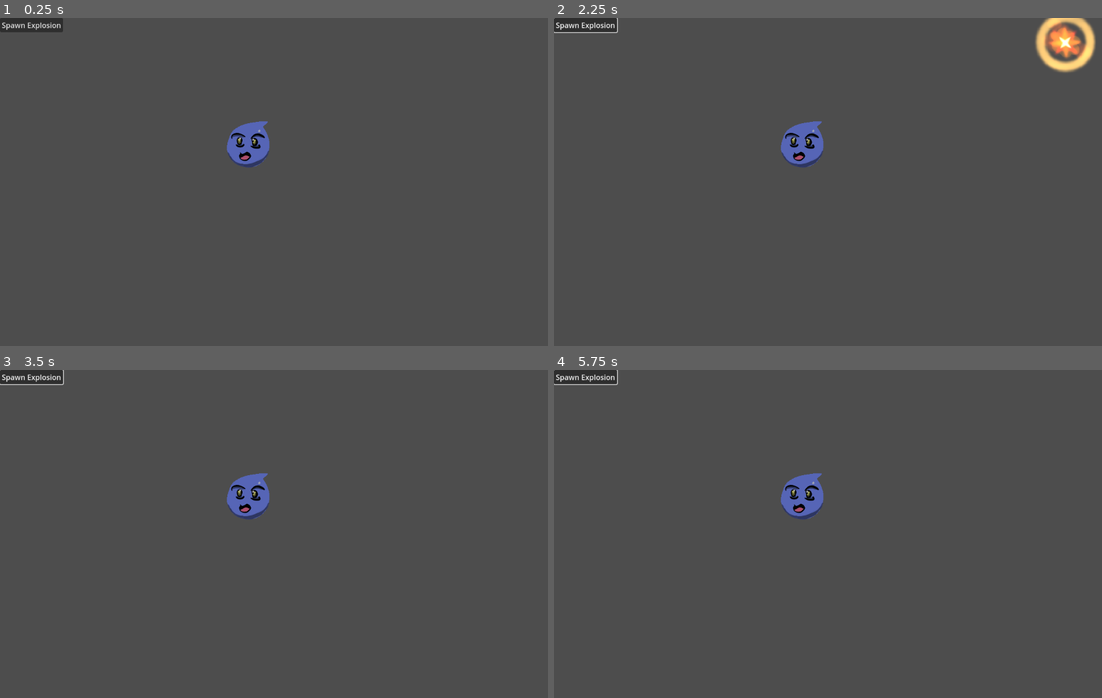
Above: before the commit, frames 1-4 (two rows, left to right).
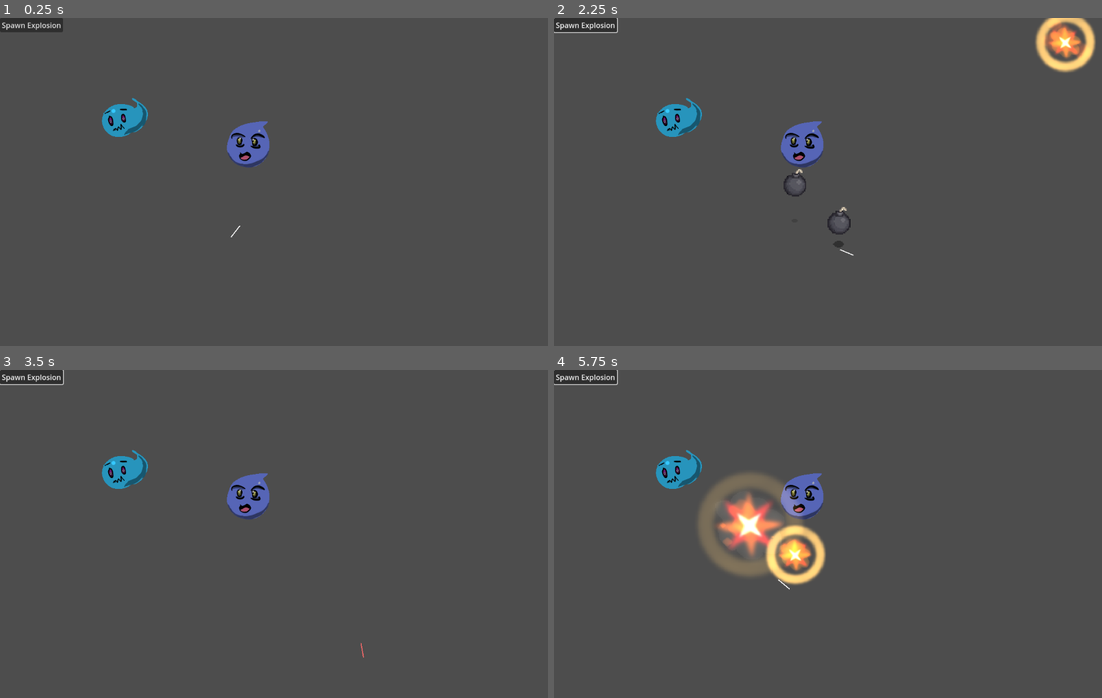
Above: after the commit, the same moments.

Repository: hlimbo/definitelynotbomberman
Game: Godot game, scene res://test_scene.tscn
Two runs of this game, one before a commit and one after it. Both use one fixed random seed, a clock stepped at 60 frames per second and the inputs below. This scene is started directly instead of the project's main scene.
Inputs (mouse positions are in pixels of both pictures, inside the frame that each line leads up to):
- Up to frame 1 (0.25 s): no input
- Up to frame 2 (2.25 s): click "Spawn Explosion" at 0.5 s; move the mouse to (948, 165) at 1.27 s; press the mouse at (948, 165) at 1.28 s; hold D (move_right) 1.28-2.03 s; tap Enter at 2 s; move the mouse to (718, 198) at 2.02 s; release the mouse at (718, 198) at 2.03 s; hold S (move_down) from 2.03 s (still down); click (718, 198) at 2.1 s
- Up to frame 3 (3.5 s): move the mouse to (328, 461) at 2.77 s; release S (move_down) at 2.78 s; press the mouse at (328, 461) at 2.78 s; hold D (move_right) from 2.78 s (still down)
- Up to frame 4 (5.75 s): tap Space at 3.5 s; move the mouse to (800, 599) at 3.52 s; release D (move_right) at 3.53 s; release the mouse at (800, 599) at 3.53 s; hold W (move_up) 3.53-4.28 s; click (800, 599) at 3.6 s; move the mouse to (992, 583) at 4.27 s; press the mouse at (992, 583) at 4.28 s; hold A (move_left) from 4.28 s (still down); tap Enter at 5 s; move the mouse to (663, 484) at 5.02 s; release the mouse at (663, 484) at 5.03 s; click (663, 484) at 5.1 s

The runs differ from the first frame. In frame 1, 0.7% of the frame differs, in the area x 18-44%, y 24-67%; in frame 2, 0.9%; in frame 3, 0.7%; in frame 4, 5.6%, in the area x 18-50%, y 24-68%.

Commit message:
fix bomb script to use bomb's global position as explosion vfx was not appearing | add base enemy ai movement

Diff:
--- a/Bomb.gd
+++ b/Bomb.gd
@@ -64,5 +64,5 @@
 func _explode() -> void:
 	var explosion: BaseExplosion = explosion_node.instantiate()
 	get_tree().current_scene.add_child(explosion)
-	explosion.start(_bomb.position)
+	explosion.start(_bomb.global_position)
 	queue_free()
--- /dev/null
+++ b/nodes/BaseEnemy.tscn
@@ -0,0 +1,20 @@
+[gd_scene load_steps=4 format=3 uid="uid://dyubwq4v4oedp"]
+
+[ext_resource type="Script" uid="uid://bydjmwa1oxxwt" path="res://scripts/base_enemy.gd" id="1_tsmau"]
+[ext_resource type="Texture2D" uid="uid://dv6re8a0stc2o" path="res://assets/mindless_blob2.png" id="2_p6qla"]
+
+[sub_resource type="CircleShape2D" id="CircleShape2D_1msfx"]
+radius = 182.222
+
+[node name="BaseEnemy" type="Node2D"]
+script = ExtResource("1_tsmau")
+
+[node name="DetectionArea" type="Area2D" parent="."]
+monitorable = false
+
+[node name="CollisionShape2D" type="CollisionShape2D" parent="DetectionArea"]
+shape = SubResource("CircleShape2D_1msfx")
+debug_color = Color(0.949586, 2.88785e-06, 0.572767, 0.42)
+
+[node name="Sprite2D" type="Sprite2D" parent="."]
+texture = ExtResource("2_p6qla")
--- /dev/null
+++ b/scripts/base_enemy.gd
@@ -0,0 +1,36 @@
+class_name BaseEnemy extends Node2D
+
+enum AI_State
+{
+	IDLE,
+	FOLLOW,
+	HURT,
+	DEATH,
+}
+
+@export var follow_speed: float = 100.0
+@export var ai_state: AI_State = AI_State.IDLE
+@export var target: Node2D
+
+@export var curr_move_velocity: Vector2 = Vector2(0.0, 0.0)
+
+@onready var detection_area: Area2D = $DetectionArea
+
+
+func _ready():
+	detection_area.body_entered.connect(on_body_entered)
+
+func on_body_entered(body: Node2D):
+	print("on body entered: %s" % body.name)
+	if body.name == "Player":
+		ai_state = AI_State.FOLLOW
+		target = body
+
+func _physics_process(delta_time: float):
+	if ai_state == AI_State.FOLLOW:
+		follow(delta_time)
+
+func follow(delta_time: float):
+	var dir: Vector2 = (target.position - position).normalized()
+	curr_move_velocity = dir * follow_speed * delta_time
+	position = position + curr_move_velocity
--- a/test_scene.tscn
+++ b/test_scene.tscn
@@ -1,12 +1,18 @@
-[gd_scene load_steps=6 format=3 uid="uid://d2t2yd8avamds"]
+[gd_scene load_steps=8 format=3 uid="uid://d2t2yd8avamds"]
 
+[ext_resource type="PackedScene" uid="uid://dyubwq4v4oedp" path="res://nodes/BaseEnemy.tscn" id="1_2nij2"]
 [ext_resource type="Script" uid="uid://ho55ru8dkukc" path="res://scripts/test_dummy.gd" id="1_uhqqe"]
 [ext_resource type="Texture2D" uid="uid://da4h3jou13i3f" path="res://assets/mindless_blob.png" id="2_coq8p"]
 [ext_resource type="Script" uid="uid://bqkwsx51btvu" path="res://scripts/explosion_test_controller.gd" id="2_ia1lp"]
 [ext_resource type="PackedScene" uid="uid://30i420qrdnkw" path="res://nodes/BaseExplosion.tscn" id="3_sasra"]
-[ext_resource type="PackedScene" uid="uid://bxipejrrerf7t" path="res://nodes/EnemyAi.tscn" id="5_2nij2"]
+[ext_resource type="Script" uid="uid://dr71c35bsnkwo" path="res://Player.gd" id="6_7cbxl"]
+
+[sub_resource type="CapsuleShape2D" id="CapsuleShape2D_8pr8v"]
 
 [node name="TestScene" type="Node2D"]
+
+[node name="BaseEnemy" parent="." instance=ExtResource("1_2nij2")]
+position = Vector2(269, 224)
 
 [node name="TestDummy" type="Node2D" parent="."]
 position = Vector2(546, 280)
@@ -25,7 +31,18 @@
 offset_bottom = 8.0
 text = "Spawn Explosion"
 
-[node name="EnemyAi" parent="." instance=ExtResource("5_2nij2")]
-visible = false
-detection_radius = 800.0
-player_path = NodePath("../TestDummy")
+[node name="Player" type="CharacterBody2D" parent="."]
+position = Vector2(506, 481)
+script = ExtResource("6_7cbxl")
+max_bounces = 1
+
+[node name="Sprite2D" type="Sprite2D" parent="Player"]
+
+[node name="CollisionShape2D" type="CollisionShape2D" parent="Player"]
+scale = Vector2(1, 1.14816)
+shape = SubResource("CapsuleShape2D_8pr8v")
+debug_color = Color(0, 0.501961, 0.647059, 1)
+
+[node name="AimLine" type="Line2D" parent="Player"]
+
+[node name="BombContainer" type="Node2D" parent="."]
Not shown, added: scripts/base_enemy.gd.uid
